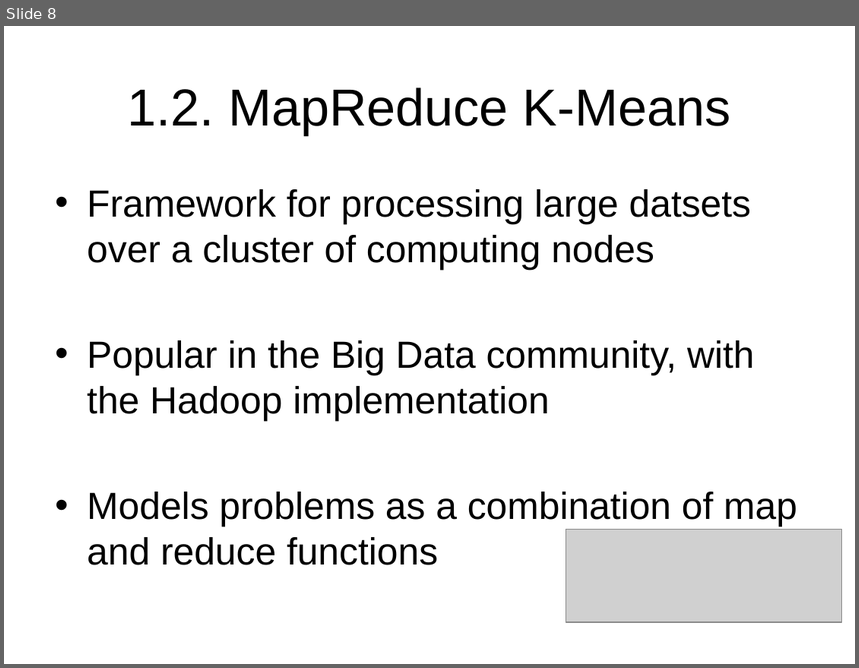
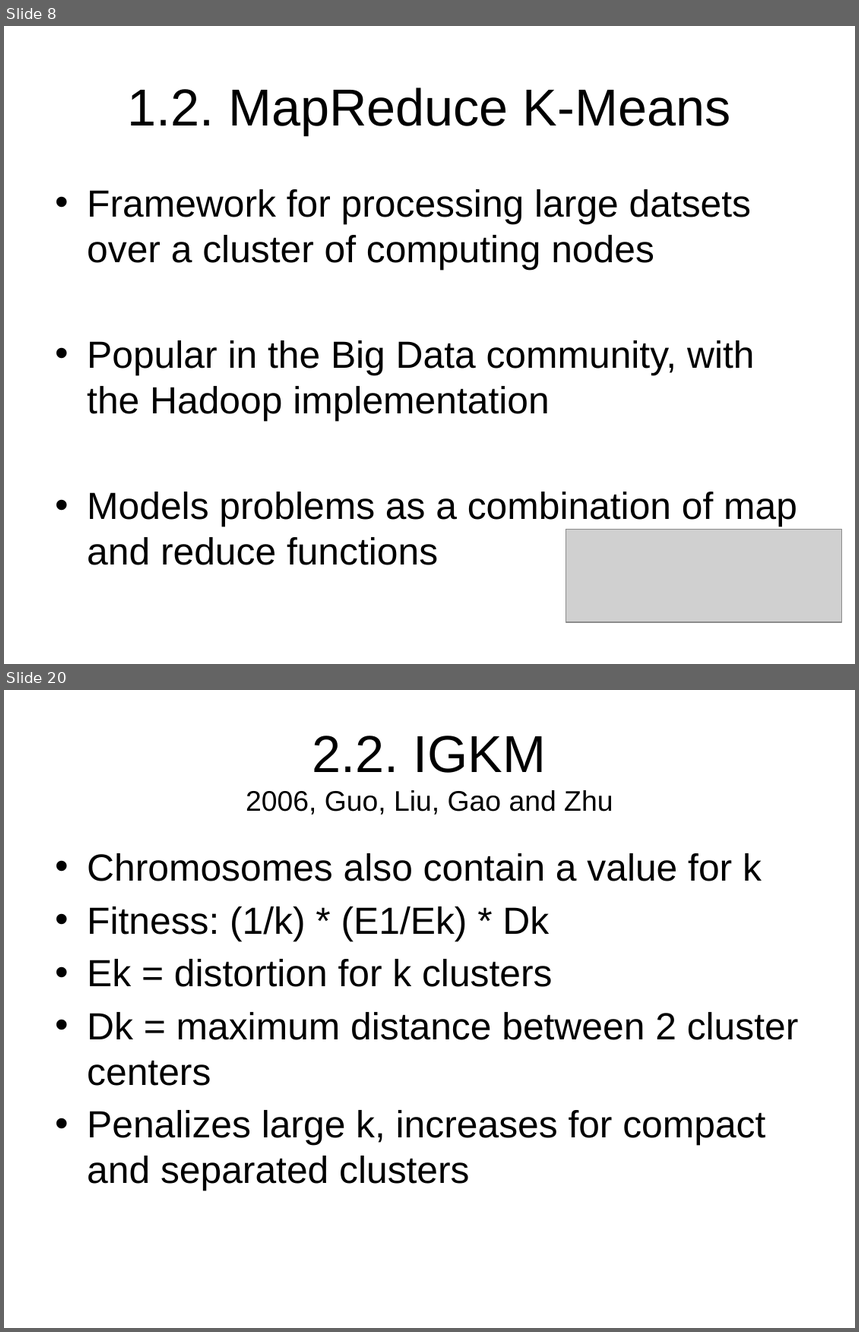
Before and after one commit to StefanSebastian/BeerReviewClustering, a slide deck: referate/amda/r1/presentation/presentation.pptx. Shown one above the other, each under a label of ours: slide 8 before the commit, slides 8 and 20 after it; the slides between them are not shown. The pictures are 859x668 and 859x1332 pixels, drawn with LibreOffice and Linux fonts; fonts in the diff are those of the drawing; grey boxes stand for pictures; background and template pictures are left out. Boxes give left, top, right and bottom in pixels: in the first picture for what was removed or moved away, otherwise in the second. Text is boxed around its words. In the diff, an @@ line names an element or a change of style, - is before the commit and + after.

```diff
--- a/referate/amda/r1/presentation/presentation.pptx
+++ b/referate/amda/r1/presentation/presentation.pptx
@@ slide 20 added at (x1=4, y1=690, x2=855, y2=1328), background picture (left out) @@
@@ title added at (x1=246, y1=736, x2=613, y2=815), 24 pt, text #000000 @@
+2.2. IGKM
+2006, Guo, Liu, Gao and Zhu
@@ text added at (x1=87, y1=853, x2=799, y2=1192), 32 pt, text #000000 @@
+• Chromosomes also contain a value for k
+• Fitness: (1/k) * (E1/Ek) * Dk
+• Ek = distortion for k clusters
+• Dk = maximum distance between 2 cluster centers
+• Penalizes large k, increases for compact and separated clusters
```
Also in this commit, not shown: 2 slides changed, 11 other slides added.
